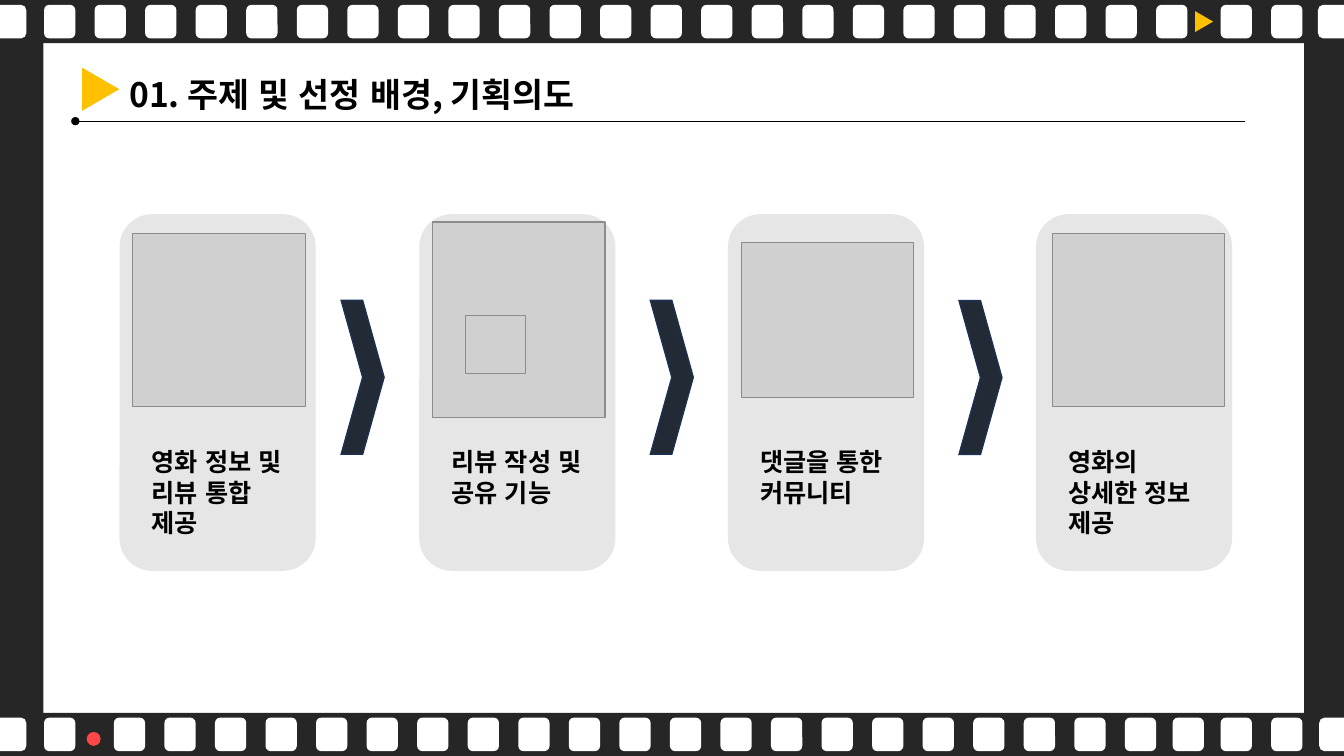
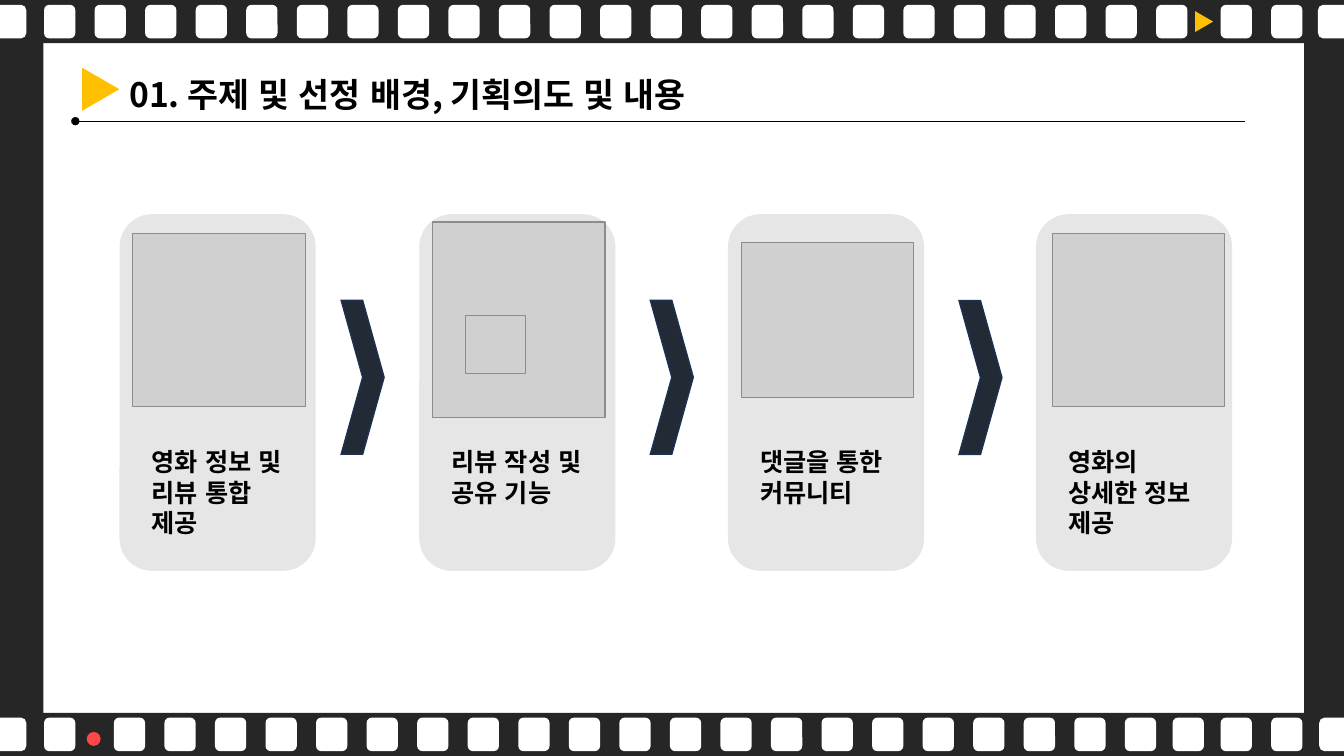
Before and after one commit to hyunmin0818/JSP_Project, a slide deck: slide 4 of 발표ppt.pptx. Drawn at 1344x756 pixels with LibreOffice and Linux fonts; fonts in the diff are those of the drawing; grey boxes stand for pictures. Boxes give left, top, right and bottom in pixels: in the first picture for what was removed or moved away, otherwise in the second. Text is boxed around its words. In the diff, an @@ line names an element or a change of style, - is before the commit and + after.

```diff
--- a/발표ppt.pptx
+++ b/발표ppt.pptx
@@ text at bbox=[129, 78, 686, 114]: text changed @@
-01. 주제 및 선정 배경, 기획의도
+01. 주제 및 선정 배경, 기획의도 및 내용
```
Also in this commit, not shown: 1 other slide changed, 3 slides added, 1 slide removed, 2 other files.
